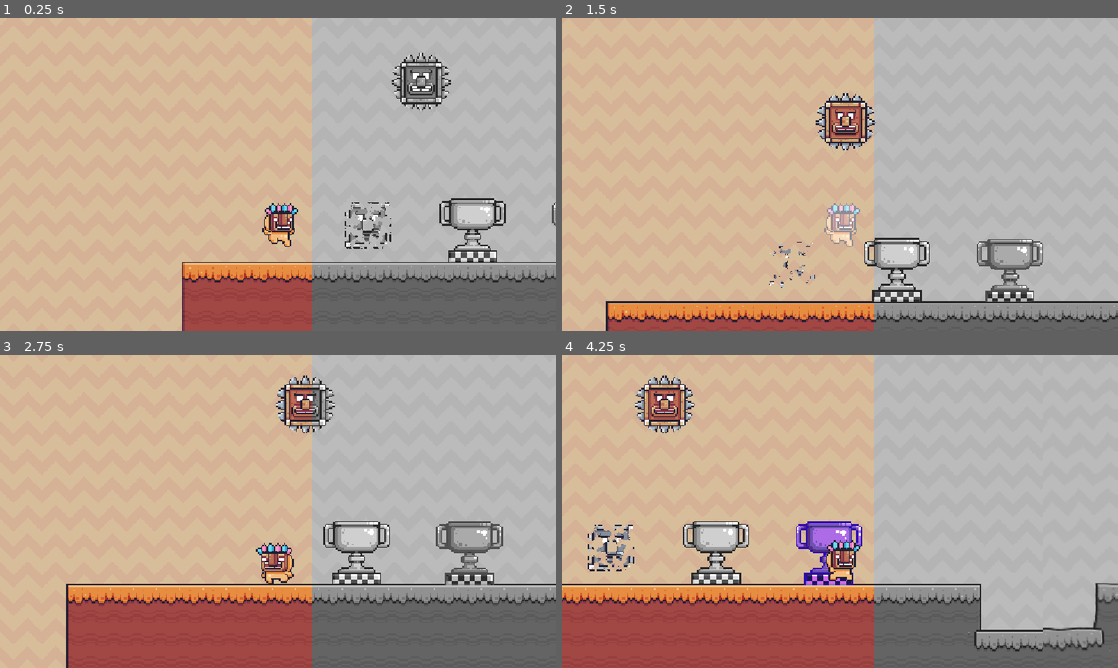
Above: before the commit, frames 1-4 (two rows, left to right).
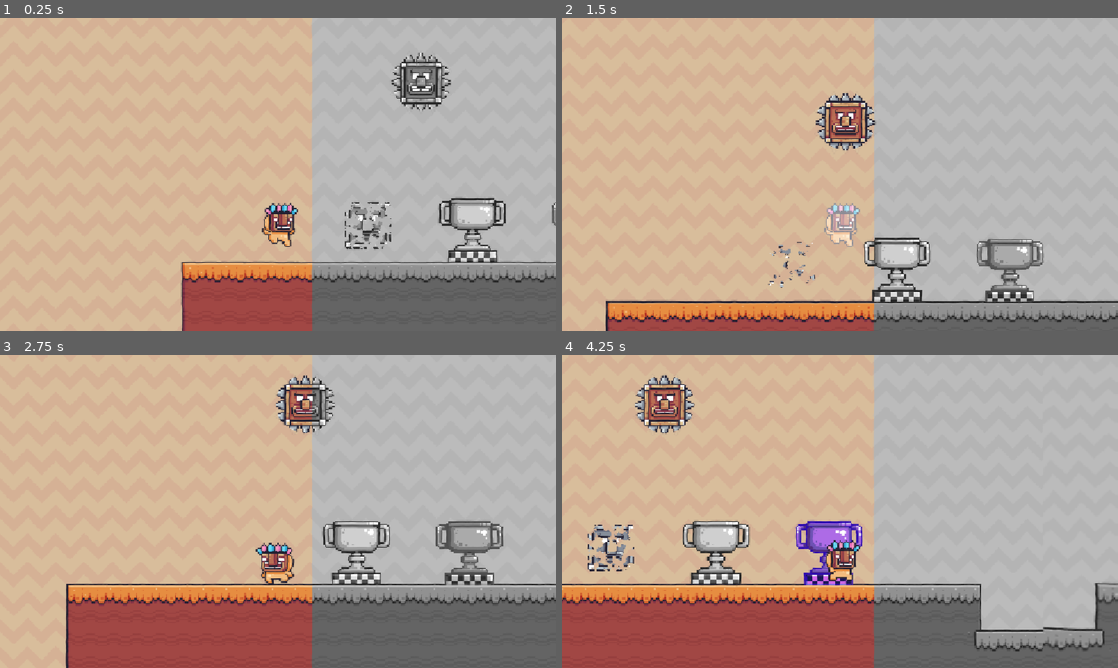
Above: after the commit, the same moments.

Repository: Yolo-Arts/Godot-Shaders-101
Game: Godot game, scene res://scenes/common_techniques.tscn
Same seed, same stepped clock (60 frames per second), same inputs: the game is played once before the commit and once after it. The engine's default icon, where the game draws it, is replaced by a stand-in: a white triangle on a blue panel in a dark square.
Inputs:
- Up to frame 1 (0.25 s): no input
- Up to frame 2 (1.5 s): tap Enter (flash) at 0.5, 0.6, 1.35 s; hold D (move_right) from 0.53 s (still down); tap Space (jump) at 0.77 s
- Up to frame 3 (2.75 s): tap Space (jump) at 1.52 s; release D (move_right) at 2.03 s; hold A (move_left) from 2.03 s (still down); tap Enter (flash) at 2.1 s
- Up to frame 4 (4.25 s): release A (move_left) at 2.78 s; hold D (move_right) from 2.78 s (still down); tap Enter (flash) at 2.85, 3.6 s; tap Space (jump) at 3.02, 3.77 s

The runs differ from the first frame. In frame 1, 1.0% of the frame differs, in the area x 32-100%, y 11-100%; in frame 2, 1.1%; in frame 3, 1.2%; in frame 4, 1.7%, in the area x 0-100%, y 6-95%.

Commit message:
added squiggle vision

Diff:
--- a/scenes/common_techniques.tscn
+++ b/scenes/common_techniques.tscn
@@ -16,6 +16,8 @@
 [ext_resource type="Texture2D" uid="uid://cke0c82pd1yud" path="res://assets/other/circle_mask1.png" id="14_ir1eb"]
 [ext_resource type="Texture2D" uid="uid://daw35yrqwa2a5" path="res://assets/other/Spike Head.png" id="14_v7i2p"]
 [ext_resource type="Shader" uid="uid://im86ehkg51l5" path="res://shaders/distortion.gdshader" id="16_ir1eb"]
+[ext_resource type="Shader" uid="uid://cnyxh0ohwl7p7" path="res://shaders/squiggleVision.gdshader" id="17_mb2c8"]
+[ext_resource type="Shader" uid="uid://bonm2hfamv66s" path="res://shaders/vhs_crt_shader.gdshader" id="17_ow30b"]
 
 [sub_resource type="ShaderMaterial" id="ShaderMaterial_mfsxn"]
 shader = ExtResource("2_xth1f")
@@ -273,6 +275,43 @@
 shader_parameter/offset2 = Vector2(-1, -1)
 shader_parameter/distortion_strength = 0.02000004845000003
 
+[sub_resource type="FastNoiseLite" id="FastNoiseLite_mb2c8"]
+
+[sub_resource type="NoiseTexture2D" id="NoiseTexture2D_70r4n"]
+noise = SubResource("FastNoiseLite_mb2c8")
+seamless = true
+
+[sub_resource type="ShaderMaterial" id="ShaderMaterial_70r4n"]
+shader = ExtResource("17_mb2c8")
+shader_parameter/scale = Vector2(1, 1)
+shader_parameter/strength = 0.1
+shader_parameter/fps = 6.0
+shader_parameter/noise = SubResource("NoiseTexture2D_70r4n")
+
+[sub_resource type="ShaderMaterial" id="ShaderMaterial_mb2c8"]
+shader = ExtResource("17_ow30b")
+shader_parameter/overlay = true
+shader_parameter/scanlines_opacity = 0.10000000475
+shader_parameter/scanlines_width = 0.10000000475
+shader_parameter/grille_opacity = 0.3
+shader_parameter/resolution = Vector2(640, 480)
+shader_parameter/pixelate = false
+shader_parameter/roll = true
+shader_parameter/roll_speed = 4.0
+shader_parameter/roll_size = 15.0
+shader_parameter/roll_variation = 1.8
+shader_parameter/distort_intensity = 0.01200000057
+shader_parameter/noise_opacity = 0.1570000074575
+shader_parameter/noise_speed = 5.0
+shader_parameter/static_noise_intensity = 0.186000008835
+shader_parameter/aberration = 0.010000047974999982
+shader_parameter/brightness = 1.4
+shader_parameter/discolor = false
+shader_parameter/warp_amount = 1.0
+shader_parameter/clip_warp = false
+shader_parameter/vignette_intensity = 0.4
+shader_parameter/vignette_opacity = 0.5
+
 [node name="CommonTechniques" type="Node2D"]
 script = ExtResource("1_0ugy3")
 
@@ -340,3 +379,21 @@
 position = Vector2(1557, 458.99997)
 scale = Vector2(9.583152, 9.583152)
 texture = ExtResource("10_luoof")
+
+[node name="CanvasLayer3" type="CanvasLayer" parent="."]
+
+[node name="SquiggleVision" type="Sprite2D" parent="CanvasLayer3"]
+material = SubResource("ShaderMaterial_70r4n")
+position = Vector2(535.99994, 322)
+scale = Vector2(11.24, 6.96)
+texture = ExtResource("10_luoof")
+
+[node name="CanvasLayer2" type="CanvasLayer" parent="."]
+layer = 6
+visible = false
+
+[node name="CRT" type="Sprite2D" parent="CanvasLayer2"]
+material = SubResource("ShaderMaterial_mb2c8")
+position = Vector2(588, 332.00003)
+scale = Vector2(9.545594, 5.509933)
+texture = ExtResource("10_luoof")
--- a/shaders/distortion.gdshader
+++ b/shaders/distortion.gdshader
@@ -11,7 +11,7 @@
 void fragment() {
 	vec4 noise1 = texture(noise_texture1, UV + offset1 * TIME);
 	//vec4 original_color = texture(TEXTURE, UV + offset * TIME);
-	vec4 noise2 = texture(noise_texture2, SCREEN_UV + offset2 * TIME);
+	vec4 noise2 = texture(noise_texture2, UV + offset2 * TIME);
 
 	float final_noise = noise1.r * noise2.r;
 	//vec4 final_color = vec4(vec3(final_noise), 1.0);
--- /dev/null
+++ b/shaders/squiggleVision.gdshader
@@ -0,0 +1,40 @@
+shader_type canvas_item;
+render_mode world_vertex_coords;
+
+uniform sampler2D screen_texture: hint_screen_texture;
+
+group_uniforms Squiggle;
+/**
+ * Noise texture scale
+ * By default, the noise texture's size in world coordinates is set by its resolution
+*/
+uniform vec2 scale = vec2(1.0);
+uniform float strength = 1.0;
+/**
+ * Number of squiggle frames per second
+*/
+uniform float fps = 6.0;
+uniform sampler2D noise : filter_linear, repeat_enable;
+group_uniforms;
+
+varying vec4 modulate;
+varying vec2 noise_uv;
+
+void vertex() {
+	modulate = COLOR;
+
+	// Use world coordinates for scale-independent squiggles, offset by position to keep pattern attached to object
+	noise_uv = (VERTEX - MODEL_MATRIX[3].xy) / (vec2(textureSize(noise, 0)) * scale);
+}
+
+// Use irrational constants for unique squiggles every frame
+#define offset_multiplier vec2(PI, E)
+
+void fragment() {
+	vec2 noise_offset = vec2(floor(TIME * fps)) * offset_multiplier;
+	float noise_sample = texture(noise, noise_uv + noise_offset).r * 4.0 * PI;
+	vec2 direction = vec2(cos(noise_sample), sin(noise_sample));
+	vec2 squiggle_uv = direction * strength * 0.005;
+
+	COLOR = texture(screen_texture, SCREEN_UV + squiggle_uv) * modulate;
+}
--- /dev/null
+++ b/shaders/vhs_crt_shader.gdshader
@@ -0,0 +1,168 @@
+shader_type canvas_item;
+
+
+uniform sampler2D SCREEN_TEXTURE : hint_screen_texture, filter_linear_mipmap;
+
+
+uniform bool overlay = false;
+
+uniform float scanlines_opacity : hint_range(0.0, 1.0) = 0.4;
+uniform float scanlines_width : hint_range(0.0, 0.5) = 0.25;
+uniform float grille_opacity : hint_range(0.0, 1.0) = 0.3;
+uniform vec2 resolution = vec2(640.0, 480.0);
+
+uniform bool pixelate = true;
+
+uniform bool roll = true;
+uniform float roll_speed = 8.0;
+uniform float roll_size : hint_range(0.0, 100.0) = 15.0;
+uniform float roll_variation : hint_range(0.1, 5.0) = 1.8;
+uniform float distort_intensity : hint_range(0.0, 0.2) = 0.05;
+
+uniform float noise_opacity : hint_range(0.0, 1.0) = 0.4;
+uniform float noise_speed = 5.0;
+
+uniform float static_noise_intensity : hint_range(0.0, 1.0) = 0.06;
+
+uniform float aberration : hint_range(-1.0, 1.0) = 0.03;
+uniform float brightness = 1.4;
+uniform bool discolor = true;
+
+uniform float warp_amount : hint_range(0.0, 5.0) = 1.0;
+uniform bool clip_warp = false;
+
+uniform float vignette_intensity = 0.4;
+uniform float vignette_opacity : hint_range(0.0, 1.0) = 0.5;
+
+
+
+vec2 random(vec2 uv){
+    uv = vec2(dot(uv, vec2(127.1,311.7)), dot(uv, vec2(269.5,183.3)));
+    return -1.0 + 2.0 * fract(sin(uv) * 43758.5453123);
+}
+
+float noise(vec2 uv) {
+    vec2 uv_index = floor(uv);
+    vec2 uv_fract = fract(uv);
+    vec2 blur = smoothstep(0.0, 1.0, uv_fract);
+
+    return mix(
+        mix(dot(random(uv_index + vec2(0.0,0.0)), uv_fract - vec2(0.0,0.0)),
+            dot(random(uv_index + vec2(1.0,0.0)), uv_fract - vec2(1.0,0.0)), blur.x),
+        mix(dot(random(uv_index + vec2(0.0,1.0)), uv_fract - vec2(0.0,1.0)),
+            dot(random(uv_index + vec2(1.0,1.0)), uv_fract - vec2(1.0,1.0)), blur.x),
+        blur.y
+    ) * 0.5 + 0.5;
+}
+
+vec2 warp(vec2 uv){
+    vec2 delta = uv - 0.5;
+    float delta2 = dot(delta.xy, delta.xy);
+    float delta4 = delta2 * delta2;
+    float delta_offset = delta4 * warp_amount;
+    return uv + delta * delta_offset;
+}
+
+float border (vec2 uv){
+    float radius = min(warp_amount, 0.08);
+    radius = max(min(min(abs(radius * 2.0), abs(1.0)), abs(1.0)), 1e-5);
+    vec2 abs_uv = abs(uv * 2.0 - 1.0) - vec2(1.0, 1.0) + radius;
+    float dist = length(max(vec2(0.0), abs_uv)) / radius;
+    float square = smoothstep(0.96, 1.0, dist);
+    return clamp(1.0 - square, 0.0, 1.0);
+}
+
+float vignette(vec2 uv){
+    uv *= 1.0 - uv.xy;
+    float vignette = uv.x * uv.y * 15.0;
+    return pow(vignette, vignette_intensity * vignette_opacity);
+}
+
+
+void fragment()
+{
+    vec2 uv = overlay ? warp(SCREEN_UV) : warp(UV);
+    vec2 text_uv = uv;
+    vec2 roll_uv = vec2(0.0);
+    float time = roll ? TIME : 0.0;
+
+    if (pixelate){
+        text_uv = ceil(uv * resolution) / resolution;
+    }
+
+    float roll_line = 0.0;
+    if (roll || noise_opacity > 0.0){
+        roll_line = smoothstep(0.3, 0.9, sin(uv.y * roll_size - (time * roll_speed)));
+        roll_line *= roll_line * smoothstep(0.3, 0.9, sin(uv.y * roll_size * roll_variation - (time * roll_speed * roll_variation)));
+        roll_uv = vec2((roll_line * distort_intensity * (1.-UV.x)), 0.0);
+    }
+
+    vec4 text;
+    if (roll){
+        text.r = texture(SCREEN_TEXTURE, text_uv + roll_uv * 0.8 + vec2(aberration, 0.0) * .1).r;
+        text.g = texture(SCREEN_TEXTURE, text_uv + roll_uv * 1.2 - vec2(aberration, 0.0) * .1).g;
+        text.b = texture(SCREEN_TEXTURE, text_uv + roll_uv).b;
+        text.a = 1.0;
+    } else {
+        text.r = texture(SCREEN_TEXTURE, text_uv + vec2(aberration, 0.0) * .1).r;
+        text.g = texture(SCREEN_TEXTURE, text_uv - vec2(aberration, 0.0) * .1).g;
+        text.b = texture(SCREEN_TEXTURE, text_uv).b;
+        text.a = 1.0;
+    }
+
+    float r = text.r;
+    float g = text.g;
+    float b = text.b;
+
+    uv = warp(UV);
+
+    if (grille_opacity > 0.0){
+        float g_r = smoothstep(0.85, 0.95, abs(sin(uv.x * (resolution.x * 3.14159265))));
+        r = mix(r, r * g_r, grille_opacity);
+
+        float g_g = smoothstep(0.85, 0.95, abs(sin(1.05 + uv.x * (resolution.x * 3.14159265))));
+        g = mix(g, g * g_g, grille_opacity);
+
+        float b_b = smoothstep(0.85, 0.95, abs(sin(2.1 + uv.x * (resolution.x * 3.14159265))));
+        b = mix(b, b * b_b, grille_opacity);
+    }
+
+    text.r = clamp(r * brightness, 0.0, 1.0);
+    text.g = clamp(g * brightness, 0.0, 1.0);
+    text.b = clamp(b * brightness, 0.0, 1.0);
+
+    float scanlines = 0.5;
+    if (scanlines_opacity > 0.0){
+        scanlines = smoothstep(scanlines_width, scanlines_width + 0.5, abs(sin(uv.y * (resolution.y * 3.14159265))));
+        text.rgb = mix(text.rgb, text.rgb * vec3(scanlines), scanlines_opacity);
+    }
+
+    if (noise_opacity > 0.0){
+        float n = smoothstep(0.4, 0.5, noise(uv * vec2(2.0, 200.0) + vec2(10.0, (TIME * (noise_speed)))));
+        roll_line *= n * scanlines * clamp(random((ceil(uv * resolution) / resolution) + vec2(TIME * 0.8, 0.0)).x + 0.8, 0.0, 1.0);
+        text.rgb = clamp(mix(text.rgb, text.rgb + roll_line, noise_opacity), vec3(0.0), vec3(1.0));
+    }
+
+    if (static_noise_intensity > 0.0){
+        text.rgb += clamp(random((ceil(uv * resolution) / resolution) + fract(TIME)).x, 0.0, 1.0) * static_noise_intensity;
+    }
+
+    text.rgb *= border(uv);
+    text.rgb *= vignette(uv);
+
+    if (clip_warp){
+        text.a = border(uv);
+    }
+
+    if (discolor){
+        float saturation = 0.5;
+        float contrast = 1.2;
+        vec3 greyscale = vec3(text.r + text.g + text.b) / 3.;
+        text.rgb = mix(text.rgb, greyscale, saturation);
+
+        float midpoint = pow(0.5, 2.2);
+        text.rgb = (text.rgb - vec3(midpoint)) * contrast + midpoint;
+    }
+
+    COLOR = text;
+}
Not shown: 1 places in scenes/common_techniques.tscn that only renumber resources
Not shown, added: shaders/squiggleVision.gdshader.uid
Not shown, added: shaders/vhs_crt_shader.gdshader.uid
